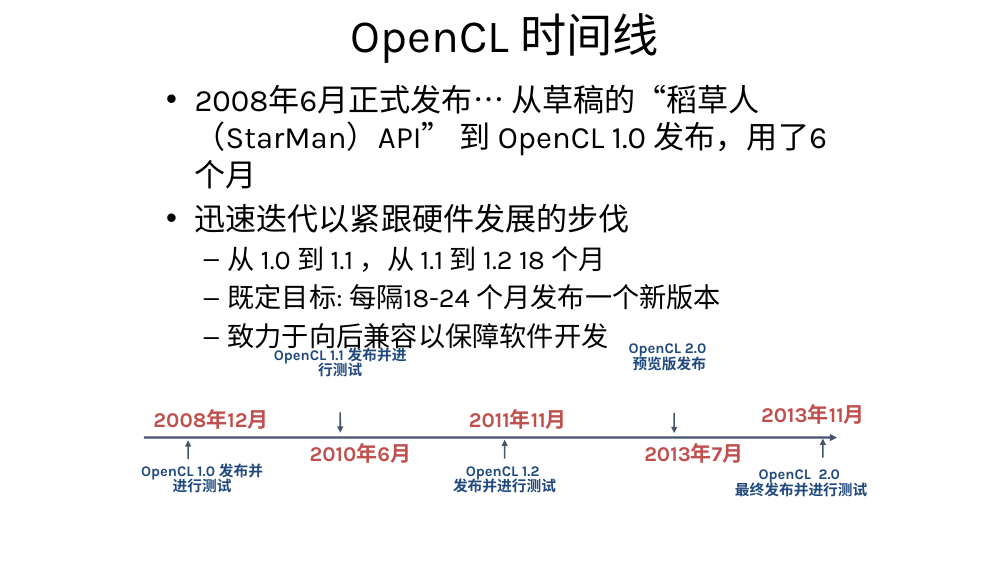
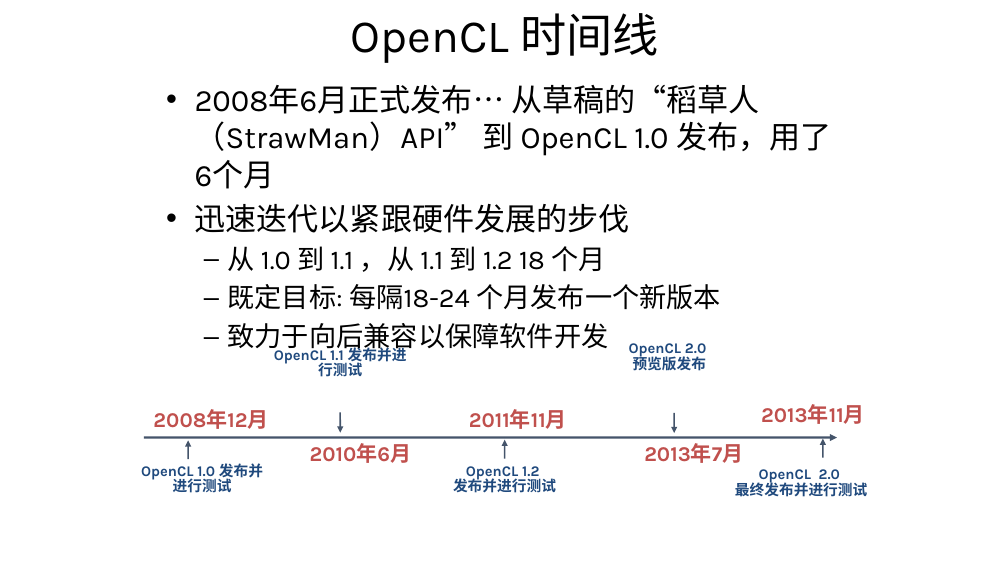
Before and after one commit to Kivy-CN/HandsOnOpenCL_CN, a slide deck: slide 8 of Translated/章节2.pptx. Drawn at 1008x567 pixels with LibreOffice and Linux fonts; fonts in the diff are those of the drawing. Boxes give left, top, right and bottom in pixels: in the first picture for what was removed or moved away, otherwise in the second. Text is boxed around its words. In the diff, an @@ line names an element or a change of style, - is before the commit and + after.

```diff
--- a/Translated/章节2.pptx
+++ b/Translated/章节2.pptx
@@ text at (195, 85, 831, 189): text changed @@
-• 2008年6月正式发布… 从草稿的“稻草人（StarMan）API” 到 OpenCL 1.0 发布，用了6个月
+• 2008年6月正式发布… 从草稿的“稻草人（StrawMan）API” 到 OpenCL 1.0 发布，用了6个月
```
Also in this commit, not shown: 1 other slide changed.
